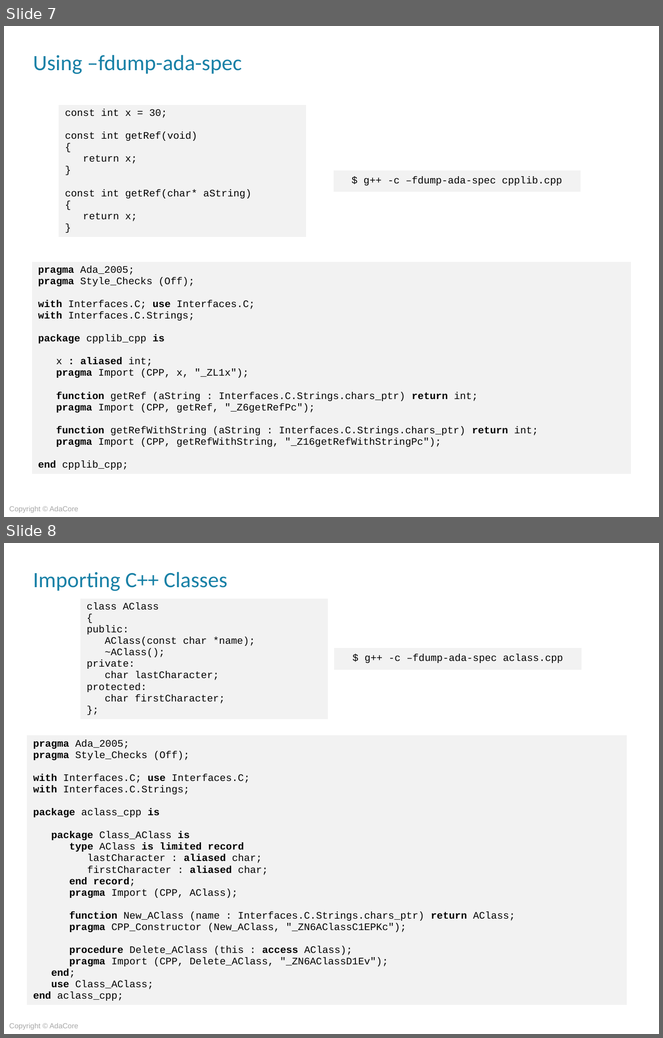
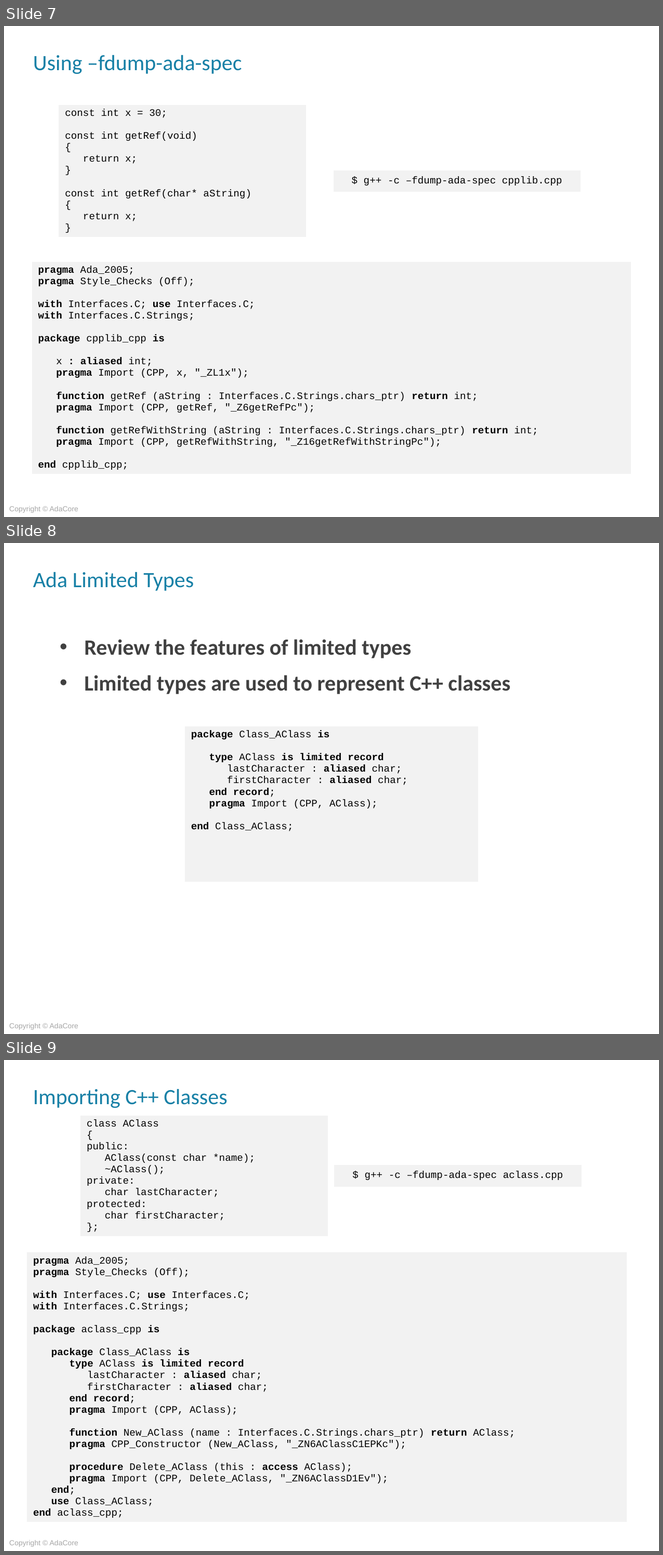
Before and after one commit to AdaCoreU/Courses, a slide deck: lectures/04_Mixed_Language_Programming_In_Ada/03_Ada_and_C++/Slides/03_Ada_and_C++.pptx. Shown one above the other, each under a label of ours: slides 7 and 8 before the commit, slides 7, 8 and 9 after it. The pictures are 663x1038 and 663x1555 pixels, drawn with LibreOffice and Linux fonts; fonts in the diff are those of the drawing; background and template pictures are left out. Boxes give left, top, right and bottom in pixels: in the first picture for what was removed or moved away, otherwise in the second. Text is boxed around its words. In the diff, an @@ line names an element or a change of style, - is before the commit and + after.

Commit message:
Added a refresher slide on "Ada Limited Types" just before the details of -dfump-ada-spec are shown.

```diff
--- a/lectures/04_Mixed_Language_Programming_In_Ada/03_Ada_and_C++/Slides/03_Ada_and_C++.pptx
+++ b/lectures/04_Mixed_Language_Programming_In_Ada/03_Ada_and_C++/Slides/03_Ada_and_C++.pptx
@@ slide 8 added at <box>4,543,659,1034</box>, background picture (left out); not listed: 1 template element that a slide beside it also shows @@
@@ title added at <box>33,572,194,591</box>, 24 pt, text #1780A6 @@
+Ada Limited Types
@@ text added at <box>84,639,510,694</box>, 24 pt, text #404040, bold @@
+• Review the features of limited types
+• Limited types are used to represent C++ classes
@@ table added at <box>185,727,479,883</box>, 1 rows, 1 columns @@
+package Class_AClass is / type AClass is limited record / lastCharacter : aliased char; / firstCharacter : aliased char; / end record; / pragma Import (CPP, AClass); / end Class_AClass;
@@ what was slide 8 is now slide 9 @@
```
